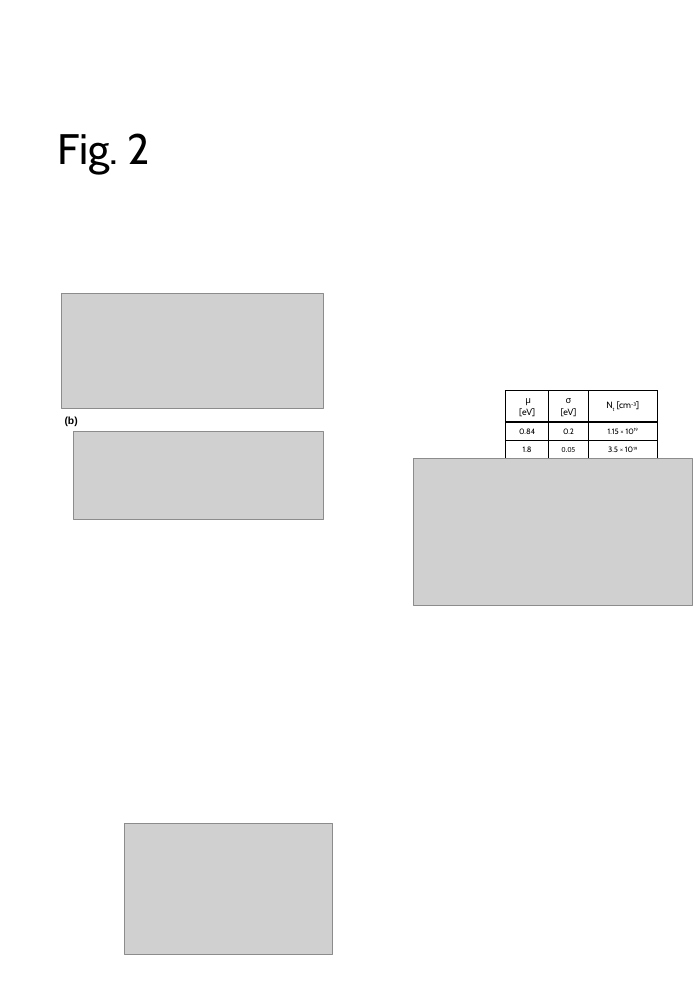
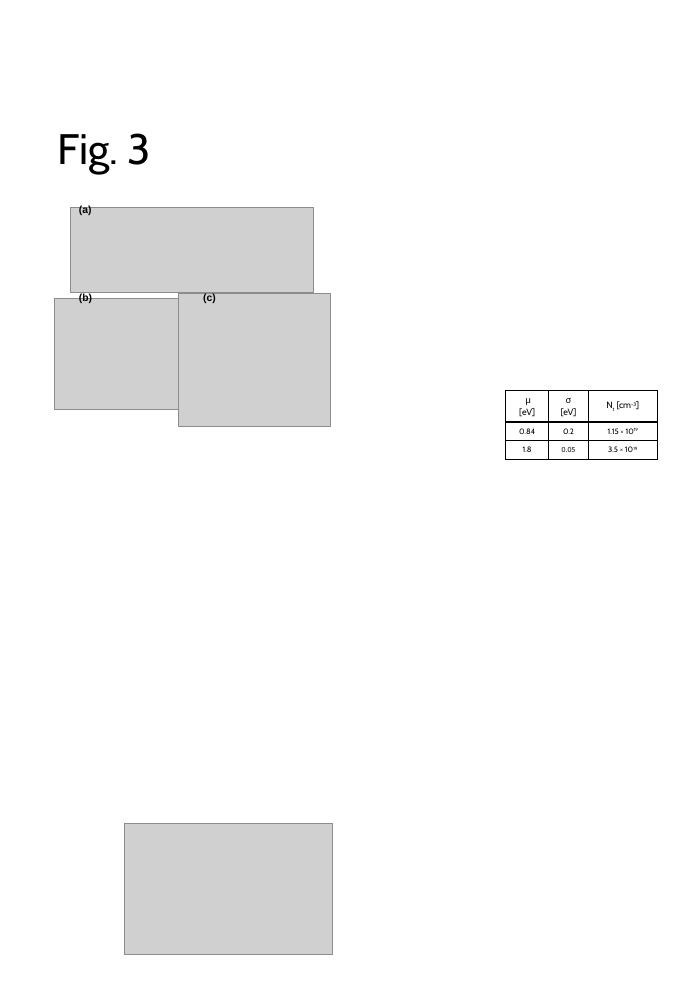
Before and after one commit to vectorcont62-dev/EDLtarget-manuscript-Mar, a slide deck: slide 4 of figures/Figures-EDL202602-manuscript.pptx (slide 3 before the commit). Drawn at 698x1008 pixels with LibreOffice and Linux fonts; fonts in the diff are those of the drawing; grey boxes stand for pictures. Boxes give left, top, right and bottom in pixels: in the first picture for what was removed or moved away, otherwise in the second. Text is boxed around its words. In the diff, an @@ line names an element or a change of style, - is before the commit and + after.

```diff
--- a/figures/Figures-EDL202602-manuscript.pptx
+++ b/figures/Figures-EDL202602-manuscript.pptx
@@ title at bbox=[57, 133, 151, 175]: text changed @@
-Fig. 2
+Fig. 3
@@ text "(a)": place and size @@
-text "(a)" at bbox=[65, 293, 78, 305]
+text "(a)" at bbox=[79, 205, 92, 215]
@@ picture added at bbox=[71, 208, 314, 293] @@
@@ picture: place and size @@
-picture at bbox=[61, 294, 324, 409]
+picture at bbox=[55, 299, 212, 409]
@@ text "(b)": place and size @@
-text "(b)" at bbox=[65, 417, 78, 426]
+text "(b)" at bbox=[79, 293, 92, 303]
@@ picture added at bbox=[179, 293, 330, 426] @@
@@ text added at bbox=[203, 293, 216, 303], 8 pt, text #000000, bold @@
+(c)
@@ picture removed at bbox=[74, 432, 324, 519] @@
@@ picture removed at bbox=[414, 459, 692, 606] @@
```
Also in this commit, not shown: 1 other slide changed, 1 slide added, 13 other files.
